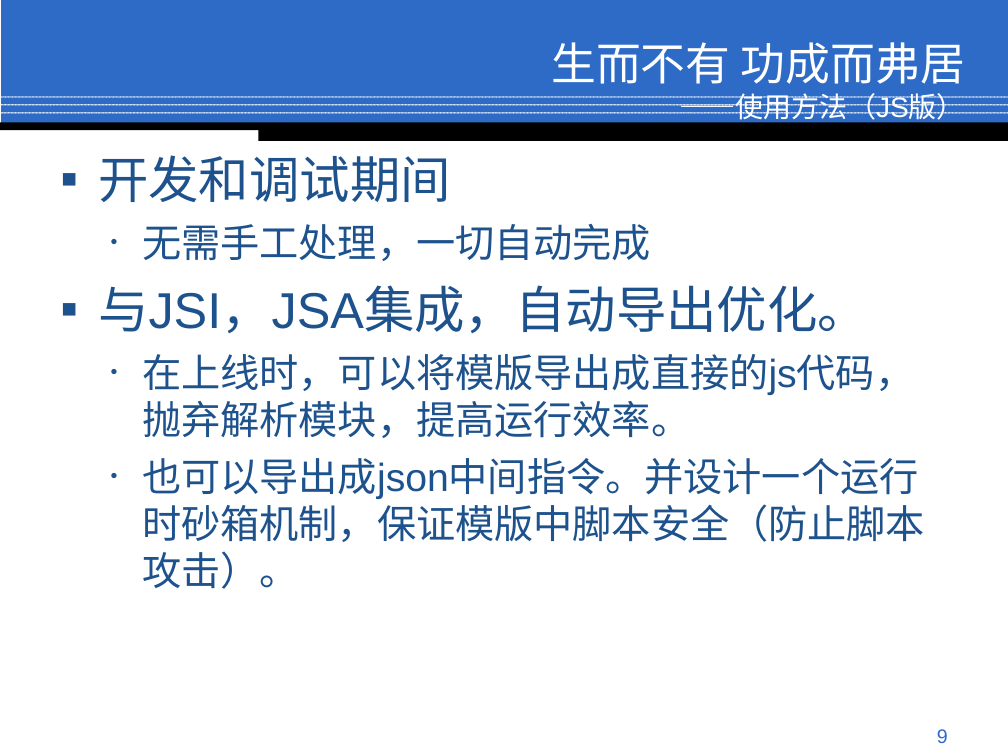
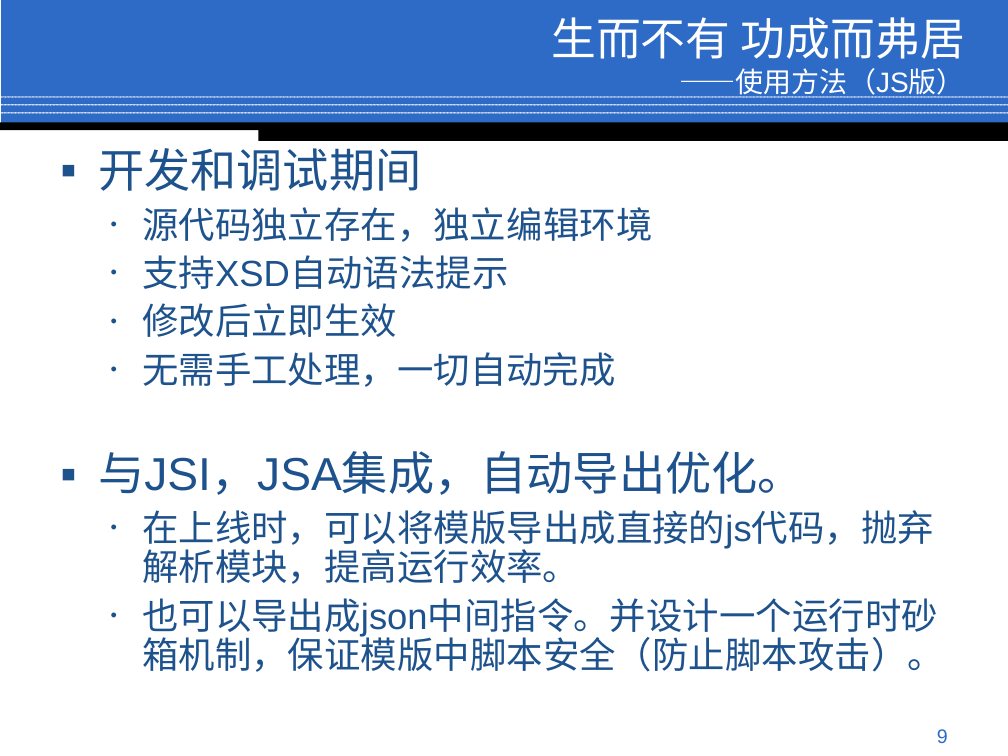
Before and after one commit to jindw/lite, a slide deck: slide 9 of trunk/Lite/web/doc/Preview.ppt. Drawn at 1008x756 pixels with LibreOffice and Linux fonts; fonts in the diff are those of the drawing; background and template pictures are left out. Boxes give left, top, right and bottom in pixels: in the first picture for what was removed or moved away, otherwise in the second. Text is boxed around its words. In the diff, an @@ line names an element or a change of style, - is before the commit and + after.

```diff
--- a/trunk/Lite/web/doc/Preview.ppt
+++ b/trunk/Lite/web/doc/Preview.ppt
@@ title "生而不有 功成而弗居 ——使用方法（JS版）": place and size @@
-title "生而不有 功成而弗居 ——使用方法（JS版）" at (551,42,965,125)
+title "生而不有 功成而弗居 ——使用方法（JS版）" at (551,17,965,98)
@@ text at (98,140,944,672): size 36 to 33 pt in "开发和调试期间", "与JSI，JSA集成，自动导出优化。"; size 28 to 26 pt in "无需手工处理，一切自动完成", "在上线时，可以将模版导出成直接的js代码，抛弃解析模块，提高运行效率。", "也可以导出成json中间指令。并设计一个运行时砂箱机制，保证模版中脚本安全（防止脚本攻击）。"; line spacing 1 to 0.9 @@
@@ text at (142,207,652,337): paragraphs added @@
+  • 源代码独立存在，独立编辑环境
+  • 支持XSD自动语法提示
+  • 修改后立即生效
```
Also in this commit, not shown: 8 other slides changed.
